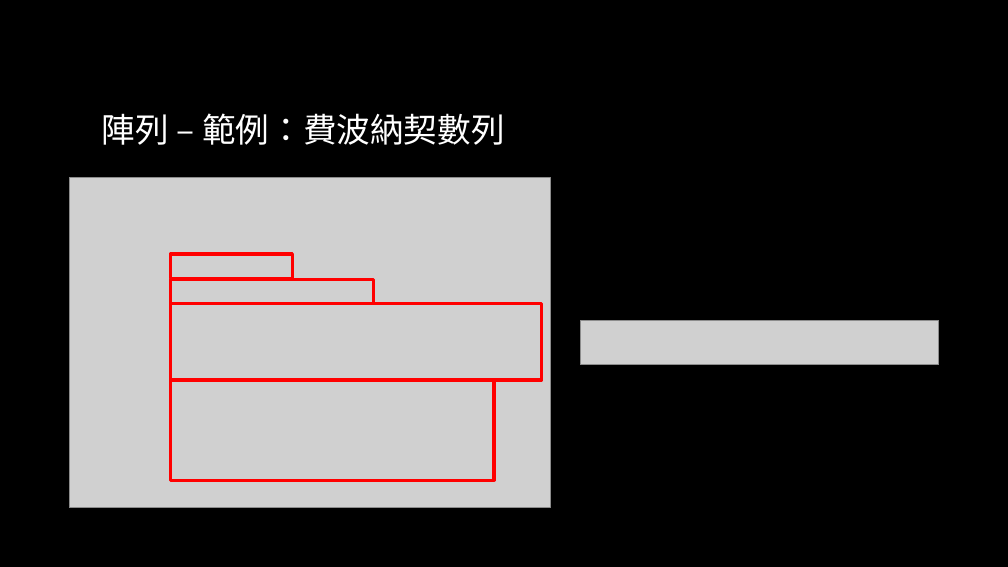
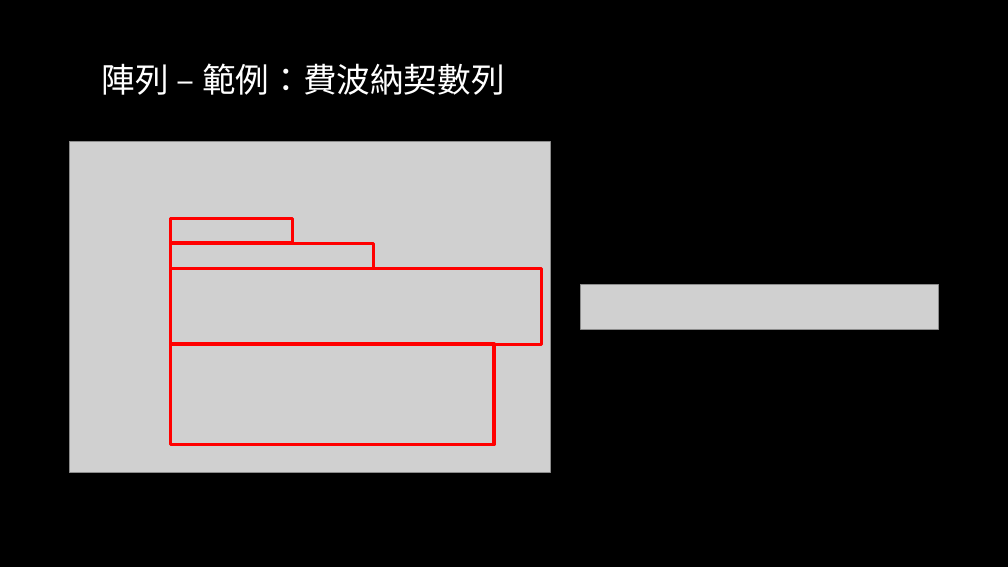
Before and after one commit to liuutin9/2023_summer_camp, a slide deck: slide 24 of 電機_C_Day_2.pptx. Drawn at 1008x567 pixels with LibreOffice and Linux fonts; fonts in the diff are those of the drawing; grey boxes stand for pictures; background and template pictures are left out. Boxes give left, top, right and bottom in pixels: in the first picture for what was removed or moved away, otherwise in the second. Text is boxed around its words. In the diff, an @@ line names an element or a change of style, - is before the commit and + after.

```diff
--- a/電機_C_Day_2.pptx
+++ b/電機_C_Day_2.pptx
@@ title "陣列 – 範例：費波納契數列": place and size @@
-title "陣列 – 範例：費波納契數列" at bbox=[102, 113, 504, 145]
+title "陣列 – 範例：費波納契數列" at bbox=[102, 63, 504, 95]
@@ 4 rectangles, 2 pictures: place and size @@
-4 rectangles, 2 pictures at bbox=[70, 177, 939, 508]
+4 rectangles, 2 pictures at bbox=[70, 141, 939, 473]
```
Also in this commit, not shown: 30 other slides changed.
